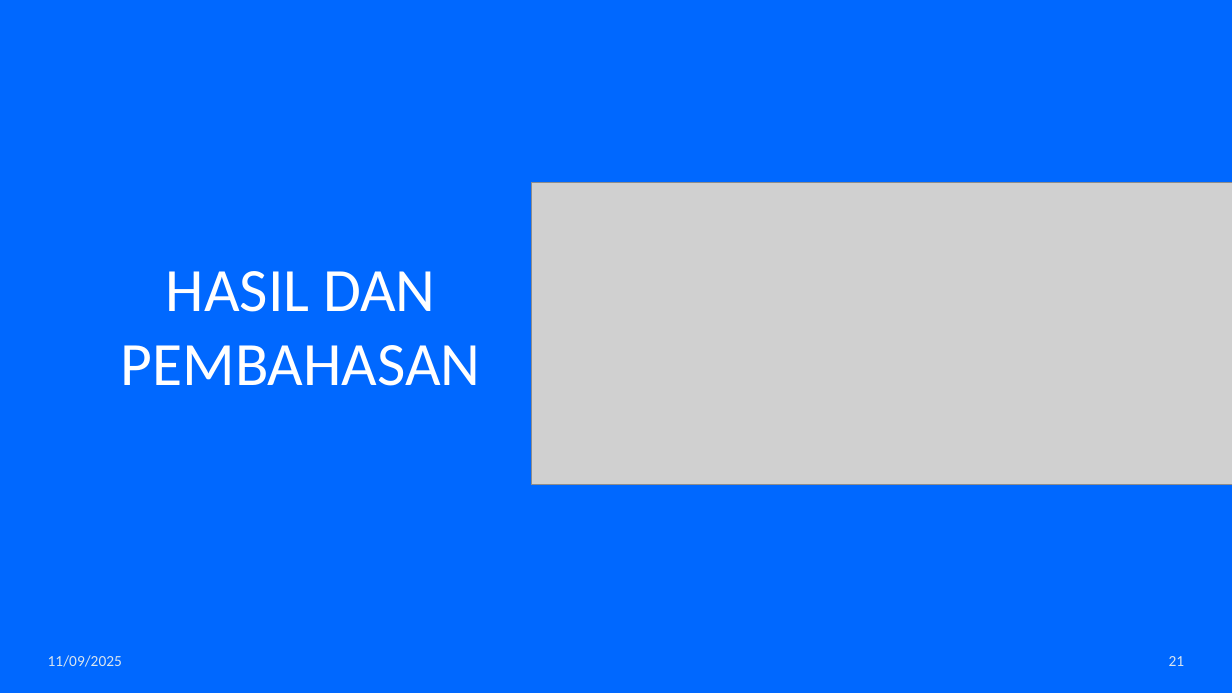
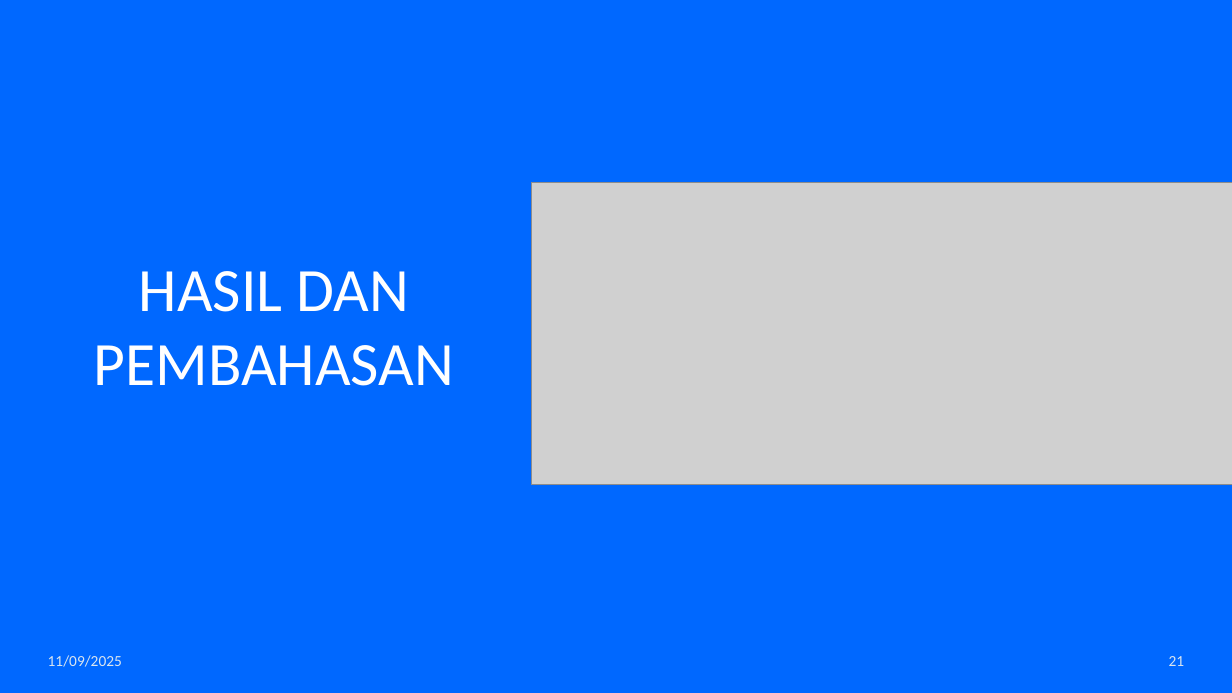
Before and after one commit to fadhilra101/skripsi, a slide deck: slide 21 of ppt/PPT SEMHAS.pptx. Drawn at 1232x693 pixels with LibreOffice and Linux fonts; fonts in the diff are those of the drawing; grey boxes stand for pictures. Boxes give left, top, right and bottom in pixels: in the first picture for what was removed or moved away, otherwise in the second. Text is boxed around its words. In the diff, an @@ line names an element or a change of style, - is before the commit and + after.

```diff
--- a/ppt/PPT SEMHAS.pptx
+++ b/ppt/PPT SEMHAS.pptx
@@ title "HASIL DAN PEMBAHASAN": place and size @@
-title "HASIL DAN PEMBAHASAN" at [121, 271, 481, 386]
+title "HASIL DAN PEMBAHASAN" at [94, 271, 454, 386]
```
Also in this commit, not shown: 5 other slides changed, 1 slide added, 6 other files.
